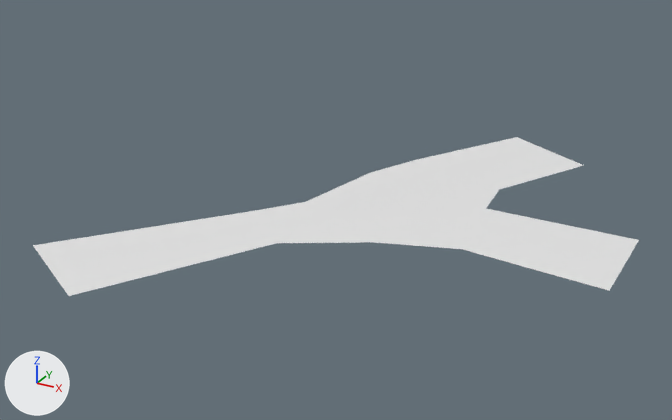
The OBJ model Assets/Models/River/river_3_b.obj as it was, and as the next commit left it.
Camera for both pictures: a 50 mm lens placed at (2.51, -4.56, 2.22), pointed at (0.08, -0.14, 0.01). Arrows for +X, +Y and +Z are at lower left; the lights stay in place. The first picture is the older version. Where no turn or scale is listed for an object, it has been applied to the vertices.

In view in the first picture: 'river_3_b'.
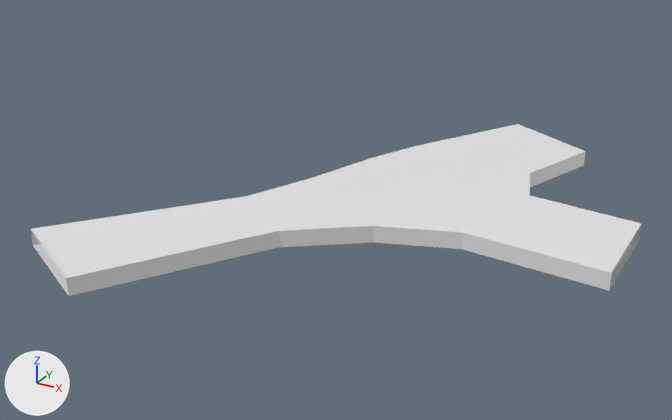
Pixel boxes (x1, y1, x2, y2) of what changed, in the pictures (672 x 420 px):
'river_3_b', reshaped (8% taller)
    before: (33, 137, 639, 296)
    after: (31, 124, 641, 296)

What the commit changed:
me_river_3_b is used by ob_river_3_b; location (0.0, 0.0, 0.0).
me_river_3_b had 31 vertices, 20 faces and spanned x -1.15..1.73, y -1.67..1.67, z 0.0.
me_river_3_b now has 62 vertices, 52 faces and spans x -1.15..1.73, y -1.67..1.67, z 0.0..0.1.
Part 1, on me_river_3_b:
20 faces are deleted.
5 vertices move from x -0.16..0.84, y -0.67..0.66, z 0.0 to x -0.2..1.07, y -0.71..0.77, z 0.0.
16 vertices are added at x -0.95..1.73, y -1.56..1.57, z 0.1.
15 new vertices lie (0.0, 0.0, 0.1) away from vertices in x -1.15..1.73, y -1.67..1.67, z 0.0.
52 new faces join them.
